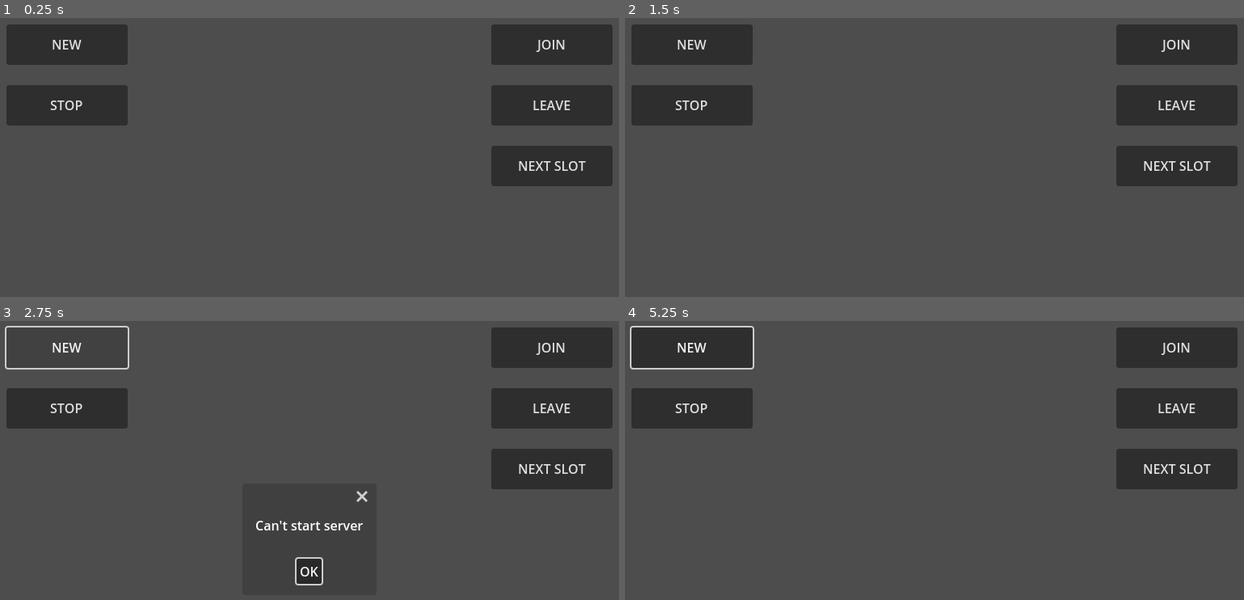
Above: before the commit, frames 1-4 (two rows, left to right).
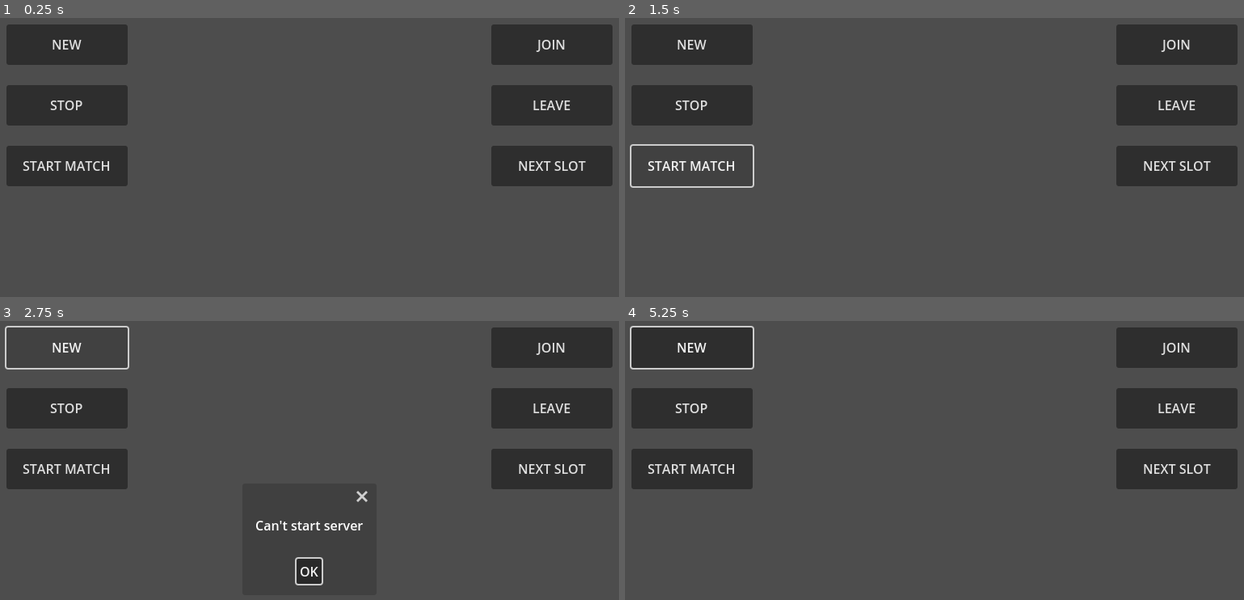
Above: after the commit, the same moments.

Repository: frevan/Neuronic-Bomberman
Game: Godot game, scene res://main.tscn
Two runs of this game, one before a commit and one after it. Both use one fixed random seed, a clock stepped at 60 frames per second and the inputs below.
Inputs (mouse positions are in pixels of both pictures, inside the frame that each line leads up to):
- Up to frame 1 (0.25 s): no input
- Up to frame 2 (1.5 s): click (693, 165) at 0.5 s, where only the run after the commit has a clickable "START MATCH"; click (693, 165) at 1.25 s, where only the run after the commit has a clickable "START MATCH"
- Up to frame 3 (2.75 s): click "NEW" at 2 s
- Up to frame 4 (5.25 s): click "NEW" at 2.75 s; click "NEXT SLOT" at 3.5 s; click "NEXT SLOT" at 4.25 s; click "OK" at 5 s

The runs differ from the first frame. In frame 1, 2.8% of the frame differs, in the area x 1-21%, y 45-61%; in frame 2, 0.5%; in frame 3, 2.8%; in frame 4, 2.8%.

Commit message:
#138 > #139 Server can start match and new round

Diff:
--- a/client/client.gd
+++ b/client/client.gd
@@ -84,6 +84,17 @@
 	pass
 
 
+func _network_match_started() -> void:
+	print(str(Network.PeerID) + " - match started")
+	pass
+
+
+func _network_new_round(MapName: String) -> void:
+	print(str(Network.PeerID) + " - new round: " + MapName)
+	# TODO: load map and send a ready signal to the server
+	pass
+
+
 func _ConnectToSignals() -> void:
 	multiplayer.connected_to_server.connect(_connected_to_server)
 	multiplayer.connection_failed.connect(_connection_failed)
@@ -93,6 +104,8 @@
 	Network.OnPlayerLeftLobby.connect(_network_player_left_lobby)
 	Network.OnPlayerMovedToSlot.connect(_network_player_moved_to_slot)
 	Network.OnMapChanged.connect(_network_map_changed)
+	Network.OnMatchStarted.connect(_network_match_started)
+	Network.OnNewRound.connect(_network_new_round)
 	pass
 
 
@@ -105,6 +118,8 @@
 	Network.OnPlayerLeftLobby.disconnect(_network_player_left_lobby)
 	Network.OnPlayerMovedToSlot.disconnect(_network_player_moved_to_slot)
 	Network.OnMapChanged.disconnect(_network_map_changed)
+	Network.OnMatchStarted.disconnect(_network_match_started)
+	Network.OnNewRound.disconnect(_network_new_round)
 	pass
 
 
--- a/main.gd
+++ b/main.gd
@@ -40,6 +40,11 @@
 	pass
 
 
+func _on_start_match_btn_pressed() -> void:
+	Network.SendStartMatch.rpc_id(1)
+	pass
+
+
 func _on_move_to_next_slot_btn_pressed() -> void:
 	assert(is_instance_valid(Client.Data))
 	var idx: int = Client.Data.FindSlotForPlayer(Network.PeerID)
--- a/main.tscn
+++ b/main.tscn
@@ -40,8 +40,16 @@
 offset_bottom = 225.0
 text = "NEXT SLOT"
 
+[node name="StartMatchBtn" type="Button" parent="."]
+offset_left = 25.0
+offset_top = 175.0
+offset_right = 175.0
+offset_bottom = 225.0
+text = "START MATCH"
+
 [connection signal="pressed" from="NewLobbyBtn" to="." method="_on_new_lobby_btn_pressed"]
 [connection signal="pressed" from="StopLobbyBtn" to="." method="_on_stop_lobby_btn_pressed"]
 [connection signal="pressed" from="JoinLobbyBtn" to="." method="_on_join_lobby_btn_pressed"]
 [connection signal="pressed" from="LeaveLobbyBtn" to="." method="_on_leave_lobby_btn_pressed"]
 [connection signal="pressed" from="MoveToNextSlotBtn" to="." method="_on_move_to_next_slot_btn_pressed"]
+[connection signal="pressed" from="StartMatchBtn" to="." method="_on_start_match_btn_pressed"]
--- a/network/network.gd
+++ b/network/network.gd
@@ -7,11 +7,14 @@
 signal OnRequestJoinLobby # params: sender_id (int)
 signal OnLeaveLobby # params: sender_id (int)
 signal OnRequestMoveToSlot # params: sender_id (int), slot_idx (int)
+signal OnRequestStartMatch # params: sender_id (int)
 # received by clients
 signal OnResponseToJoinLobby # params: accepted (bool)
 signal OnPlayerLeftLobby # params: player_id (int)
 signal OnPlayerMovedToSlot # params: player_id (int), slot_index (int)
 signal OnMapChanged # params: map_name (string)
+signal OnMatchStarted
+signal OnNewRound # params: map_name (string)
 
 
 const PORT = 15063
@@ -72,42 +75,43 @@
 func SendJoinLobby() -> void:
 	var id = multiplayer.get_remote_sender_id()
 	OnRequestJoinLobby.emit(id)
-	pass
-
 
 @rpc("reliable", "call_local", "any_peer")
 func SendLeaveLobby() -> void:
 	var id = multiplayer.get_remote_sender_id()
 	OnLeaveLobby.emit(id)
-	pass
-
 
 @rpc("reliable", "call_local", "any_peer")
 func SendMovePlayerToSlot(SlotIndex: int) -> void:
 	var id = multiplayer.get_remote_sender_id()
 	OnRequestMoveToSlot.emit(id, SlotIndex)
-	pass
+
+@rpc("reliable", "call_local", "authority")
+func SendStartMatch() -> void:
+	var id = multiplayer.get_remote_sender_id()
+	OnRequestStartMatch.emit(id)
 
 
 @rpc("reliable", "call_local", "authority")
 func SendJoinLobbyResponse(Accepted: bool) -> void:
 	OnResponseToJoinLobby.emit(Accepted)
-	pass
-
 
 @rpc("reliable", "call_local", "authority")
 func SendPlayerLeftLobby(ID: int) -> void:
 	OnPlayerLeftLobby.emit(ID)
-	pass
-
 
 @rpc("reliable", "call_local", "authority")
 func SendPlayerMovedToSlot(ID: int, SlotIndex: int) -> void:
 	OnPlayerMovedToSlot.emit(ID, SlotIndex)
-	pass
-
 
 @rpc("reliable", "call_local", "authority")
 func SendMapName(MapName: String) -> void:
 	OnMapChanged.emit(MapName)
-	pass
+
+@rpc("reliable", "call_local", "authority")
+func SendMatchStarted() -> void:
+	OnMatchStarted.emit()
+
+@rpc("reliable", "call_local", "authority")
+func SendNewRound(MapName: String) -> void:
+	OnNewRound.emit(MapName)
--- a/server/server.gd
+++ b/server/server.gd
@@ -59,12 +59,20 @@
 	pass
 
 
+func _network_request_start_match(SenderID: int) -> void:
+	print(str(Network.PeerID) + " - request to start the match from " + str(SenderID))
+	if (State == TState.LOBBY) && (SenderID == 1):
+		_StartMatch()
+	pass
+
+
 func _ConnectToSignalsOnStart() -> void:
 	multiplayer.peer_connected.connect(_peer_connected)
 	multiplayer.peer_disconnected.connect(_peer_disconnected)
 	Network.OnRequestJoinLobby.connect(_network_request_join_lobby)
 	Network.OnLeaveLobby.connect(_network_leave_lobby)
 	Network.OnRequestMoveToSlot.connect(_network_request_move_to_slot)
+	Network.OnRequestStartMatch.connect(_network_request_start_match)
 	pass
 
 func _DisconnectFromSignalsOnStop() -> void:
@@ -73,6 +81,7 @@
 	Network.OnRequestJoinLobby.disconnect(_network_request_join_lobby)
 	Network.OnLeaveLobby.disconnect(_network_leave_lobby)
 	Network.OnRequestMoveToSlot.disconnect(_network_request_move_to_slot)
+	Network.OnRequestStartMatch.disconnect(_network_request_start_match)
 	pass
 
 
@@ -89,6 +98,13 @@
 			if (other_peerid != 0) && (other_peerid != PlayerID):
 				Network.SendPlayerMovedToSlot.rpc_id(PlayerID, other_peerid, i)
 		Network.SendMapName.rpc_id(PlayerID, CurrentMapName)
+	pass
+
+
+func _StartMatch() -> void:
+	State = TState.MATCH
+	Network.SendMatchStarted.rpc()
+	Network.SendNewRound.rpc(CurrentMapName)
 	pass
 
 
